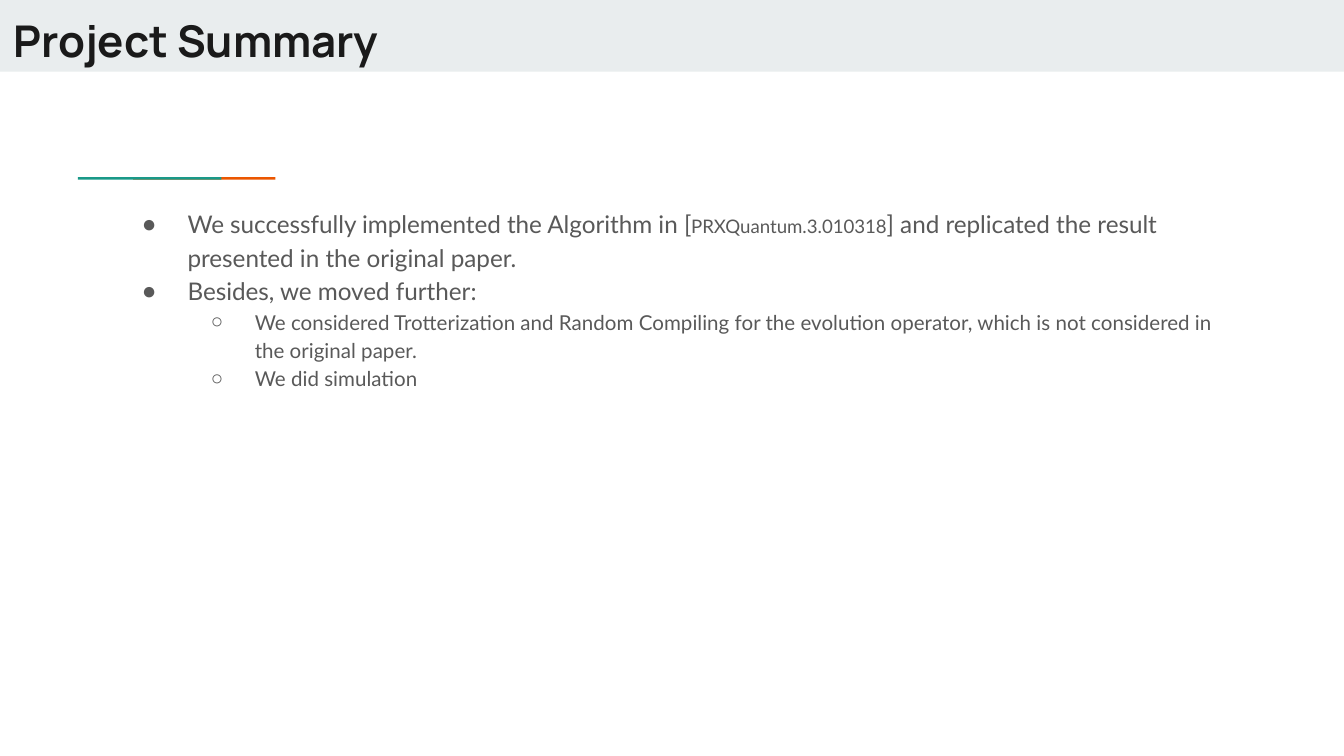
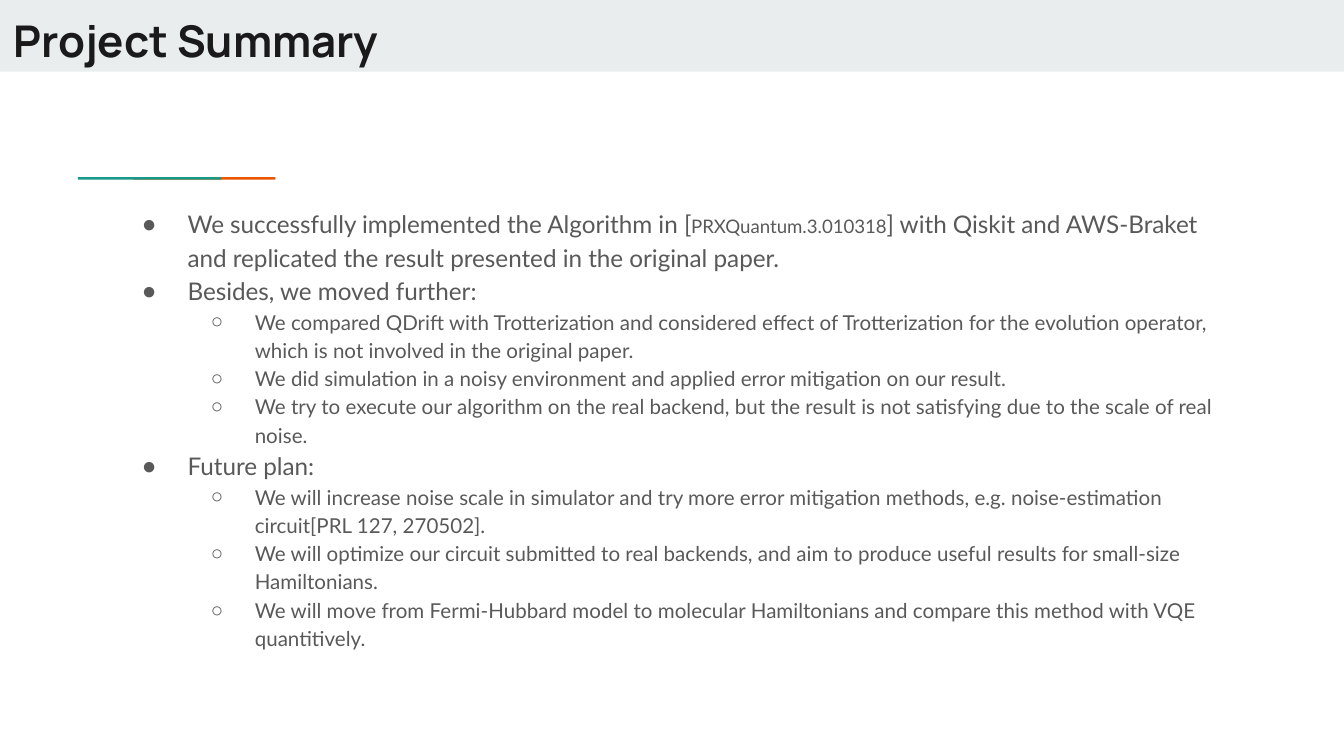
Before and after one commit to Dran-Z/QHack2023-SunnyDelft, a slide deck: slide 13 of QHack-SunnyDelft.pptx. Drawn at 1344x756 pixels with LibreOffice and Linux fonts; fonts in the diff are those of the drawing. Boxes give left, top, right and bottom in pixels: in the first picture for what was removed or moved away, otherwise in the second. Text is boxed around its words. In the diff, an @@ line names an element or a change of style, - is before the commit and + after.

```diff
--- a/QHack-SunnyDelft.pptx
+++ b/QHack-SunnyDelft.pptx
@@ text at box(188, 215, 1198, 272): text changed @@
-● We successfully implemented the Algorithm in [PRXQuantum.3.010318] and replicated the result presented in the original paper.
+● We successfully implemented the Algorithm in [PRXQuantum.3.010318] with Qiskit and AWS-Braket and replicated the result presented in the original paper.
@@ text at box(188, 315, 1212, 650): text changed @@
-  ○ We considered Trotterization and Random Compiling for the evolution operator, which is not considered in the original paper.
-  ○ We did simulation
+  ○ We compared QDrift with Trotterization and considered effect of Trotterization for the evolution operator, which is not involved in the original paper.
+  ○ We did simulation in a noisy environment and applied error mitigation on our result.
+  ○ We try to execute our algorithm on the real backend, but the result is not satisfying due to the scale of real noise.
+● Future plan:
+  ○ We will increase noise scale in simulator and try more error mitigation methods, e.g. noise-estimation circuit[PRL 127, 270502].
+  ○ We will optimize our circuit submitted to real backends, and aim to produce useful results for small-size Hamiltonians.
+  ○ We will move from Fermi-Hubbard model to molecular Hamiltonians and compare this method with VQE quantitively.
```
Also in this commit, not shown: 2 other slides changed, 2 other files.
